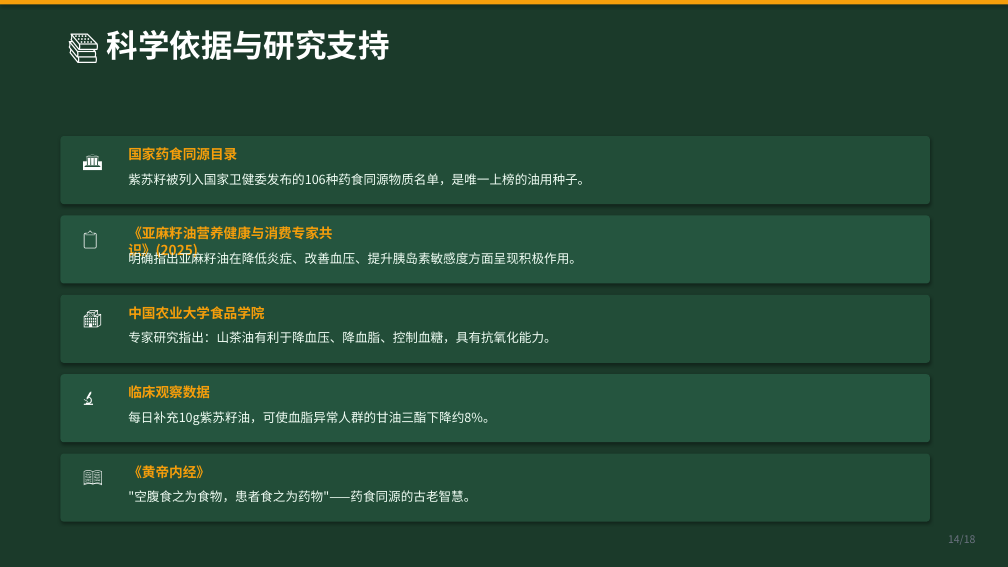
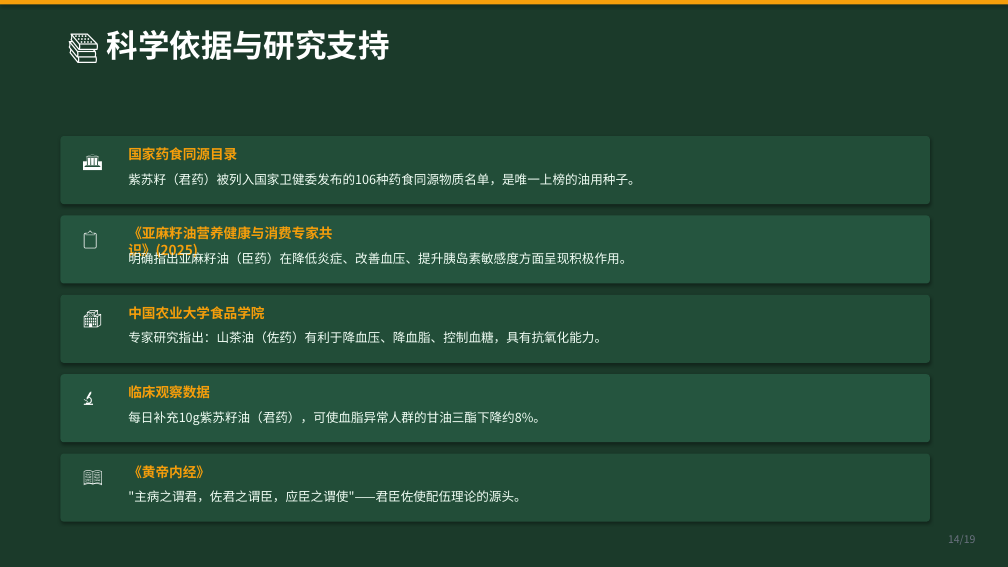
Before and after one commit to unclefrankie422/boyboy-manager, a slide deck: slide 14 of why-four-seed-oil.pptx. Drawn at 1008x567 pixels with LibreOffice and Linux fonts; fonts in the diff are those of the drawing. Boxes give left, top, right and bottom in pixels: in the first picture for what was removed or moved away, otherwise in the second. Text is boxed around its words. In the diff, an @@ line names an element or a change of style, - is before the commit and + after.

Commit message:
四籽油丸PPT v2：按君臣佐使配伍理论重新排列四种油顺序（君紫苏·臣亚麻·佐山茶·使葡萄），新增配伍理论专页，19页

```diff
--- a/why-four-seed-oil.pptx
+++ b/why-four-seed-oil.pptx
@@ text at [128,173,640,185]: text changed @@
-紫苏籽被列入国家卫健委发布的106种药食同源物质名单，是唯一上榜的油用种子。
+紫苏籽（君药）被列入国家卫健委发布的106种药食同源物质名单，是唯一上榜的油用种子。
@@ text at [128,250,632,264]: text changed @@
-明确指出亚麻籽油在降低炎症、改善血压、提升胰岛素敏感度方面呈现积极作用。
+明确指出亚麻籽油（臣药）在降低炎症、改善血压、提升胰岛素敏感度方面呈现积极作用。
@@ text at [128,331,607,343]: text changed @@
-专家研究指出：山茶油有利于降血压、降血脂、控制血糖，具有抗氧化能力。
+专家研究指出：山茶油（佐药）有利于降血压、降血脂、控制血糖，具有抗氧化能力。
@@ text at [128,411,546,425]: text changed @@
-每日补充10g紫苏籽油，可使血脂异常人群的甘油三酯下降约8%。
+每日补充10g紫苏籽油（君药），可使血脂异常人群的甘油三酯下降约8%。
@@ text at [128,490,526,502]: text changed @@
-"空腹食之为食物，患者食之为药物"——药食同源的古老智慧。
+"主病之谓君，佐君之谓臣，应臣之谓使"——君臣佐使配伍理论的源头。
```
Also in this commit, not shown: 16 other slides changed, 2 slides added, 1 slide removed, 1 other file.
